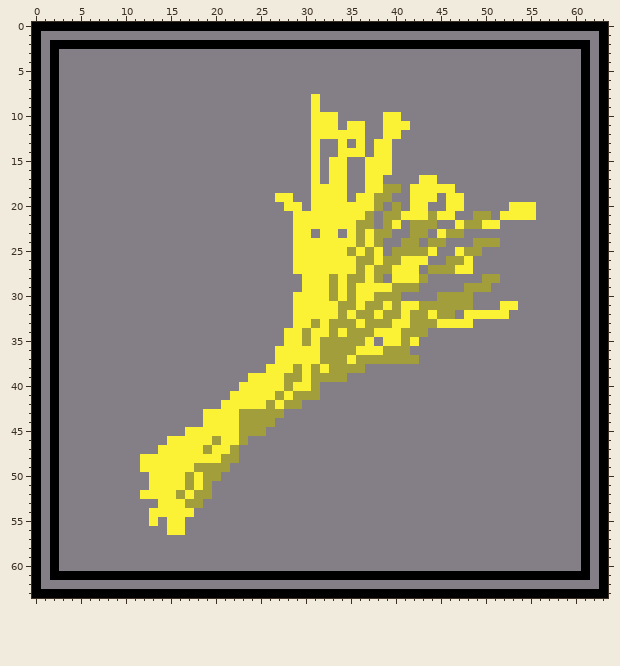
A pixel-art sprite gets an edit: sprites/icons/icon_build.png. That is the earlier state.
The file is 64x64 pixels.
The same view after the edit:
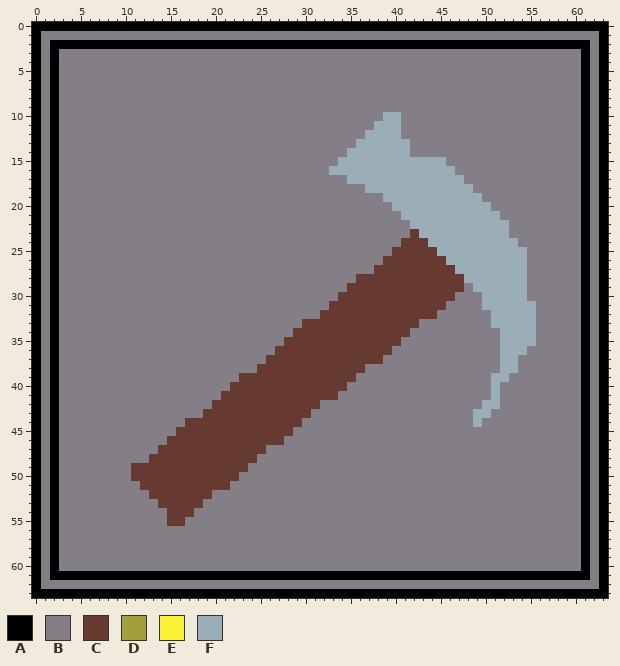
Palette (. is transparent): A #000000  B #847e87  C #663931  D #a39e3c  E #fbf236  F #9badb7
Difference:
Changed rows in their new state; - is an unchanged pixel.
first column x 11:
 8 --------------------B------------------------
 9 --------------------B------------------------
10 --------------------BBB-----FF---------------
11 --------------------BBB-BB-FFFB--------------
12 --------------------BBBBBBFFFF---------------
13 --------------------B--B-FFFFFF--------------
14 --------------------B--BFFFFFFF--------------
15 --------------------B-BFFFFFFFFFFFF----------
16 --------------------B-FFFFFFFFFFFFFF---------
17 --------------------B-BBFFFFFFFFFFFFF--------
18 --------------------BBBB--FFFFFFFFFFFF-------
19 ----------------BB--BBBB-BBBFFFFFFFFFFF------
20 -----------------BB-BBBBBBBB-FFFFFFFFFFF--BBB
21 ------------------BBBBBBBBB-BBFFFFFFFFFFFBBBB
22 ------------------BBBBBBBBB-BB-FFFFFFFFFFF---
23 ------------------BB-BB-BBBBB--CFFFFFFFFFF---
24 ------------------BBBBBBBBBB--CCCFFFFFFFFFF--
25 ------------------BBBBBBBBBB-CCCCCFFFFFFFFFF-
26 ------------------BBBBBBBBBBCCCCCCCFFFFFFFFF-
27 ------------------BBBBBBBBBCCCCCCCCCFFFFFFFF-
28 -------------------BBBBBBCCCCCCCCCCCCFFFFFFF-
29 -------------------BBBBBCCCCCCCCCCCCCBFFFFFF-
30 ------------------BBBBBCCCCCCCCCCCCCBB-FFFFF-
31 ------------------BBBBCCCCCCCCCCCCCBBB-FFFFFF
32 ------------------BBBCCCCCCCCCCCCCBB-BBBFFFFF
33 ------------------BCCCCCCCCCCCCCBBBBBB--FFFFF
34 -----------------BCCCCCCCCCCCCCBB--------FFFF
35 -----------------CCCCCCCCCCCCCBB---------FFFF
36 ----------------CCCCCCCCCCCCCBB----------FFF-
37 ---------------CCCCCCCCCCCCCBBBB---------FF--
38 --------------CCCCCCCCCCCC---------------FF--
39 ------------CCCCCCCCCCCCC---------------FF---
40 -----------CCCCCCCCCCCCC----------------F----
41 ----------CCCCCCCCCCCCC-----------------F----
42 ---------CCCCCCCCCCCC------------------FF----
43 --------CCCCCCCCCCCC------------------FF-----
44 ------CCCCCCCCCCCCC-------------------F------
45 -----CCCCCCCCCCCCC---------------------------
46 ----CCCCCCCCCCCCC----------------------------
47 ---CCCCCCCCCCCC------------------------------
48 -BCCCCCCCCCCCC-------------------------------
49 CCCCCCCCCCCCC--------------------------------
50 CCCCCCCCCCCC---------------------------------
51 -CCCCCCCCCC----------------------------------
52 -BCCCCCCC------------------------------------
53 ---CCCCC-------------------------------------
54 --BBCCC--------------------------------------
55 --B-CC---------------------------------------
56 ----BB---------------------------------------
